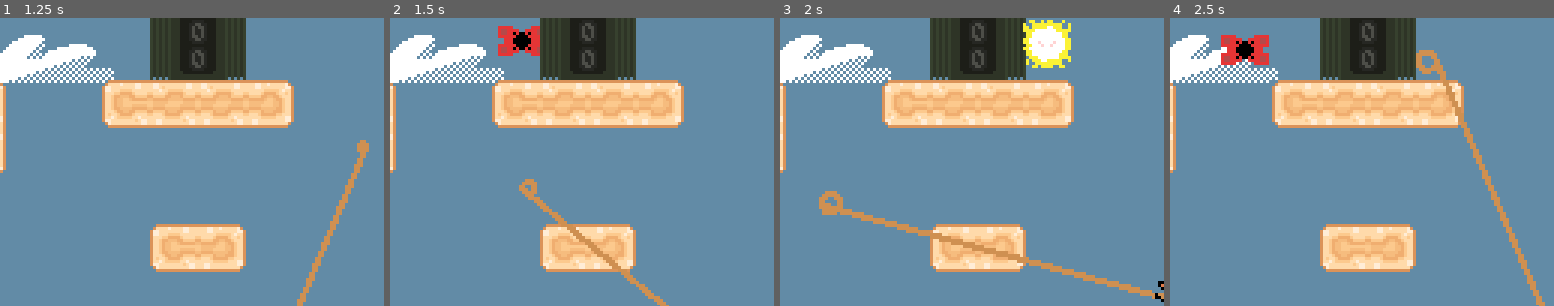
Above: before the commit, frames 1-4 (left to right).
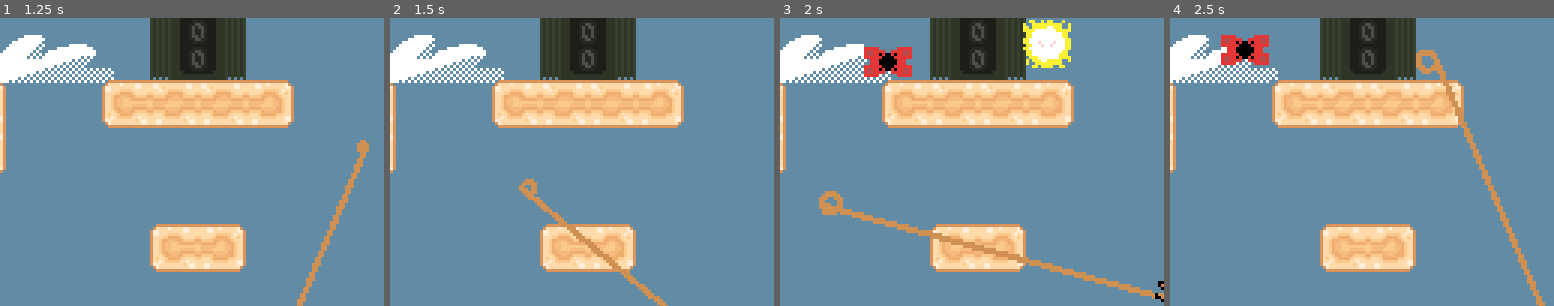
Above: after the commit, the same moments.

Repository: Jcodefox/GMTK-2025
Game: Godot game, scene res://scenes/topscenes/gameplay_topscene.tscn
The game is run twice, just before and just after one commit, with the same random seed, the same clock (stepped at 60 frames per second) and the same inputs.
Inputs (mouse positions are % of the whole screen's width and height, from its top left):
- Up to frame 1 (1.25 s): move the mouse to (72, 45) at 0.52 s; hold D (move_right) from 0.53 s (still down); click (72, 45) at 0.6 s; tap Space (move_jump) at 0.77 s
- Up to frame 2 (1.5 s): keep holding D (move_right); move the mouse to (30, 55) at 1.27 s; click (30, 55) at 1.35 s
- Up to frame 3 (2 s): keep holding D (move_right); tap Space (move_jump) at 1.52 s
- Up to frame 4 (2.5 s): move the mouse to (60, 28) at 2.02 s; release D (move_right) at 2.03 s; hold A (move_left) from 2.03 s (still down); click (60, 28) at 2.1 s
The pictures show only the part of the screen within x 24-74%, y 23-73%; the shares and areas given below are measured in that part.

Frame 1 is identical in both runs. In frame 2, 1.0% of the frame differs, in the area x 28-40%, y 2-14%; in frame 3, 1.1%, in the area x 21-35%, y 10-21%; in frame 4, nothing differs.

Commit message:
Make mothick slower flicker

Diff:
--- a/scripts/prefabs/enemy/mothick.gd
+++ b/scripts/prefabs/enemy/mothick.gd
@@ -14,6 +14,7 @@
 	jump_check_shape_ghosts = Globals.make_loop_ghosts_of($JumpOverCheck/CollisionShape2D)
 
 func _process(_delta: float) -> void:
+	return
 	if time_alive > time_until_enemy_hurts:
 		visible = true
 	elif Globals.do_things_flicker:
@@ -22,7 +23,7 @@
 
 func _physics_process(delta: float) -> void:
 	time_alive += delta
-	#Globals.update_enemy_i_frames(self)
+	Globals.update_enemy_i_frames(self)
 	global_position = Globals.apply_loop_teleport(global_position)
 	for sprite in animated_sprite_ghosts:
 		sprite.animation = $AnimatedSprite2D.animation
